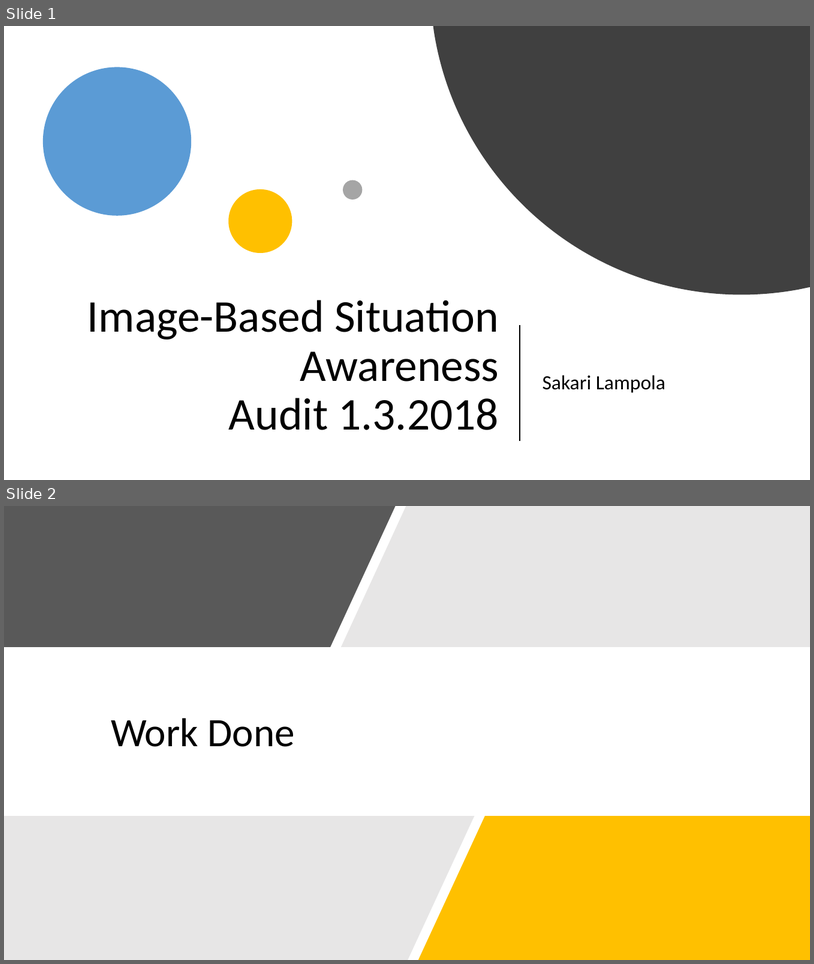
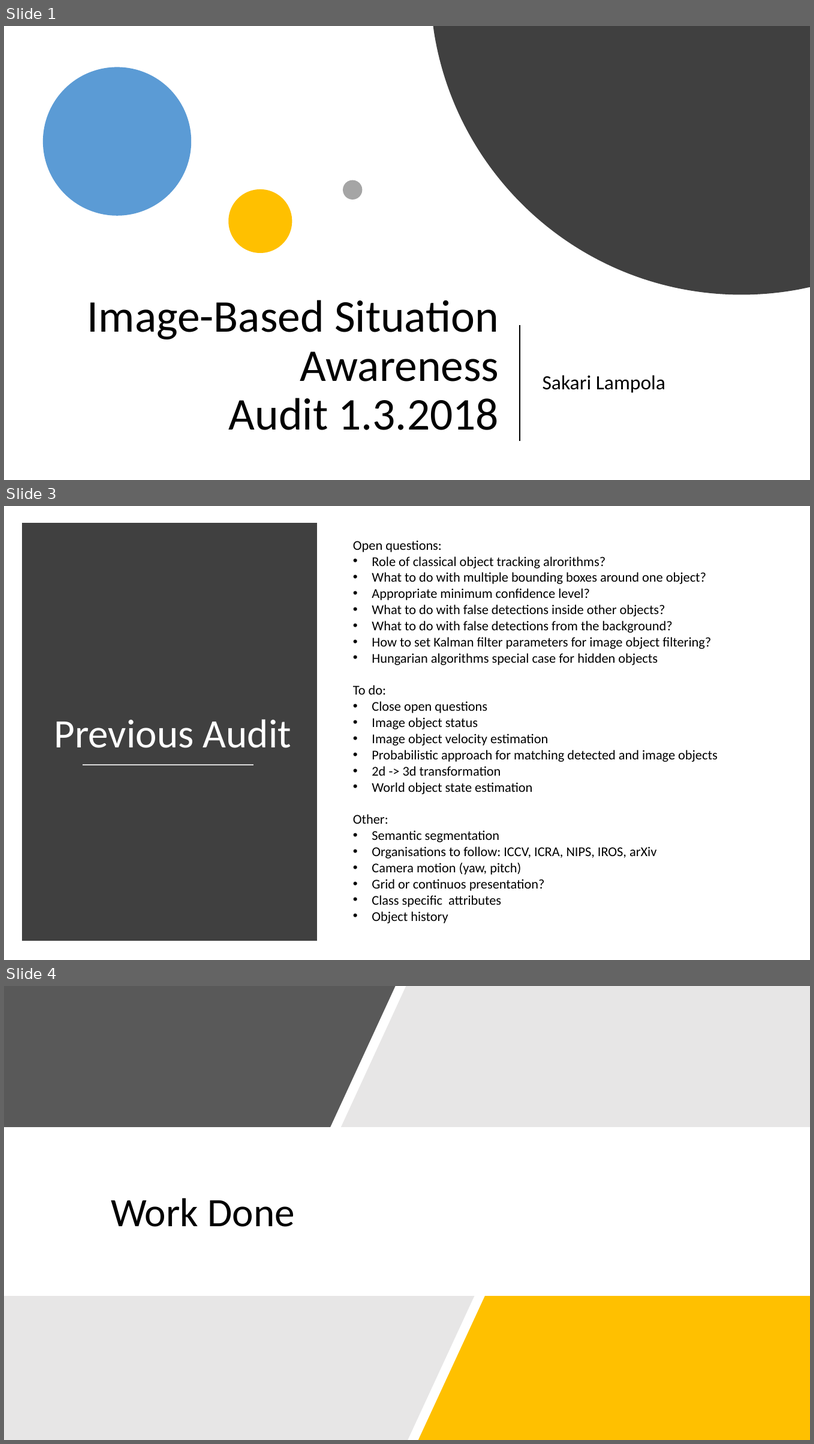
Before and after one commit to SakariLampola/Thesis, a slide deck: presentations/Audit 20180301.pptx. Shown one above the other, each under a label of ours: slides 1 and 2 before the commit, slides 1, 3 and 4 after it; the slides between them are not shown. The pictures are 814x964 and 814x1444 pixels, drawn with LibreOffice and Linux fonts; fonts in the diff are those of the drawing. Boxes give left, top, right and bottom in pixels: in the first picture for what was removed or moved away, otherwise in the second. Text is boxed around its words. In the diff, an @@ line names an element or a change of style, - is before the commit and + after.

Commit message:
20180118
Confidence level, presentation

```diff
--- a/presentations/Audit 20180301.pptx
+++ b/presentations/Audit 20180301.pptx
@@ slide 3 added at [4,506,810,960], background #FFFFFF @@
@@ rectangle added at [26,527,313,936], fill #404040, outline #404040 10 pt @@
@@ text added at [353,540,718,923], 16 pt, text #000000 @@
+Open questions:
+• Role of classical object tracking alrorithms?
+• What to do with multiple bounding boxes around one object?
+• Appropriate minimum confidence level?
+• What to do with false detections inside other objects?
+• What to do with false detections from the background?
+• How to set Kalman filter parameters for image object filtering?
+• Hungarian algorithms special case for hidden objects
+To do:
+• Close open questions
+• Image object status
+• Image object velocity estimation
+• Probabilistic approach for matching detected and image objects
+• 2d -> 3d transformation
+• World object state estimation
+Other:
+• Semantic segmentation
+• Organisations to follow: ICCV, ICRA, NIPS, IROS, arXiv
+• Camera motion (yaw, pitch)
+• Grid or continuos presentation?
+• Class specific attributes
+• Object history
@@ text added at [54,719,291,748], 48 pt, text #FFFFFF @@
+Previous Audit
@@ line added from (83, 765) to (254, 765), #D9D9D9 1.75 pt @@
@@ what was slide 2 is now slide 4 @@
```
Also in this commit, not shown: 1 slide changed, 6 other slides added, 11 other files.
